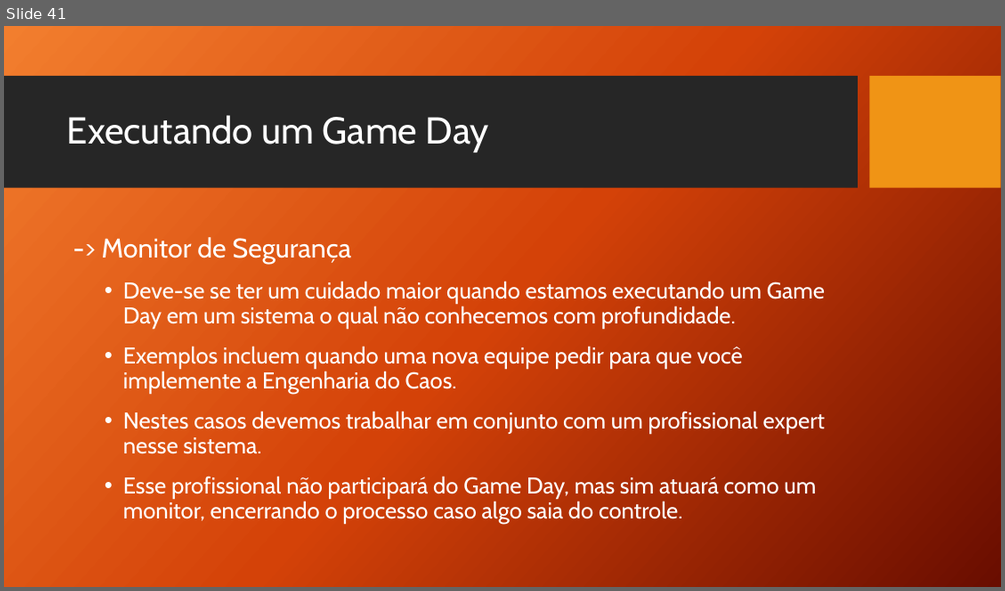
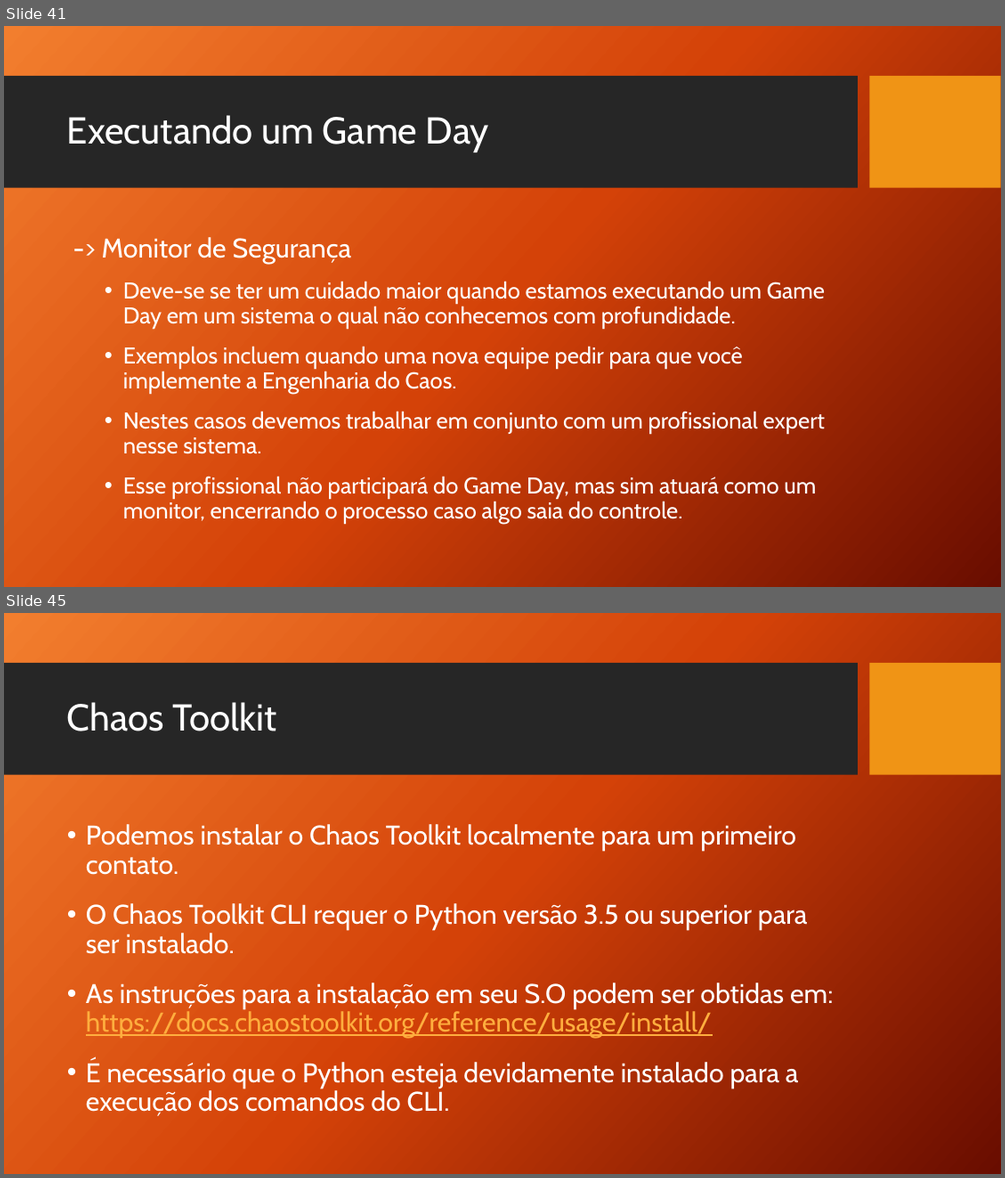
Before and after one commit to TCC-Chaos-Engineering/docs-chaos-engineering, a slide deck: docs/Chaos Engineering - Das Hipoteses aos Testes.pptx. Shown one above the other, each under a label of ours: slide 41 before the commit, slides 41 and 45 after it; the slides between them are not shown. The pictures are 1005x591 and 1005x1178 pixels, drawn with LibreOffice and Linux fonts; fonts in the diff are those of the drawing; background and template pictures are left out. Boxes give left, top, right and bottom in pixels: in the first picture for what was removed or moved away, otherwise in the second. Text is boxed around its words. In the diff, an @@ line names an element or a change of style, - is before the commit and + after.

```diff
--- a/docs/Chaos Engineering - Das Hipoteses aos Testes.pptx
+++ b/docs/Chaos Engineering - Das Hipoteses aos Testes.pptx
@@ slide 45 added at (4,613,1001,1174), background picture (left out); not listed: 2 template elements that a slide beside it also shows @@
@@ title added at (67,702,277,731), 36 pt, text #FFFFFF @@
+Chaos Toolkit
@@ text added at (86,824,833,1116), 26 pt, text #FFFFFF @@
+• Podemos instalar o Chaos Toolkit localmente para um primeiro contato.
+• O Chaos Toolkit CLI requer o Python versão 3.5 ou superior para ser instalado.
+• As instruções para a instalação em seu S.O podem ser obtidas em: https://docs.chaostoolkit.org/reference/usage/install/
+• É necessário que o Python esteja devidamente instalado para a execução dos comandos do CLI.
```
Also in this commit, not shown: 2 slides changed, 9 other slides added.
